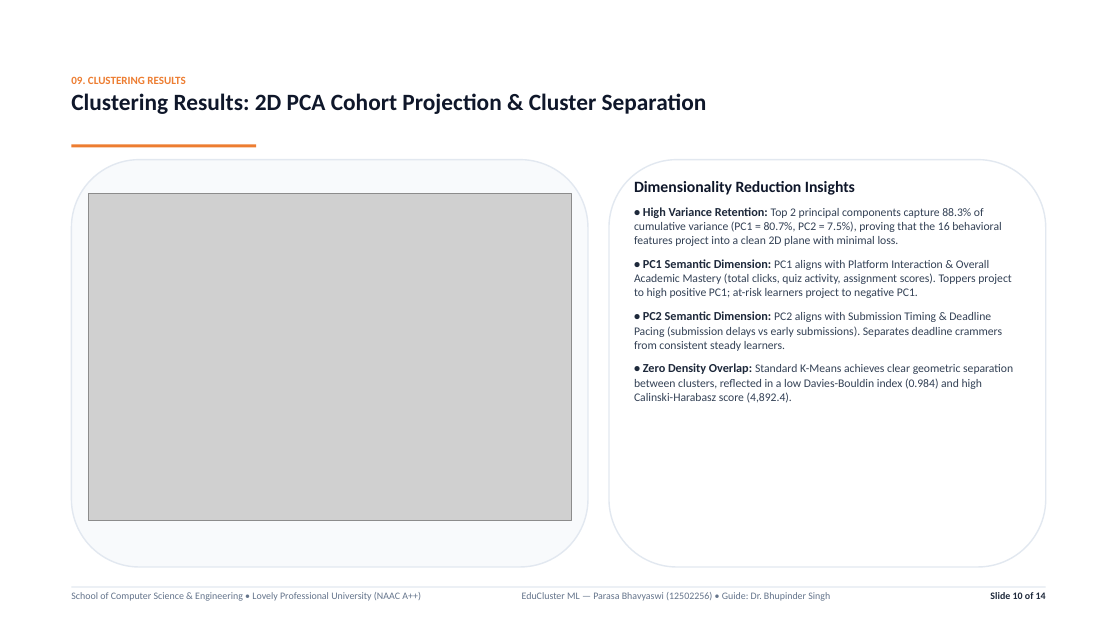
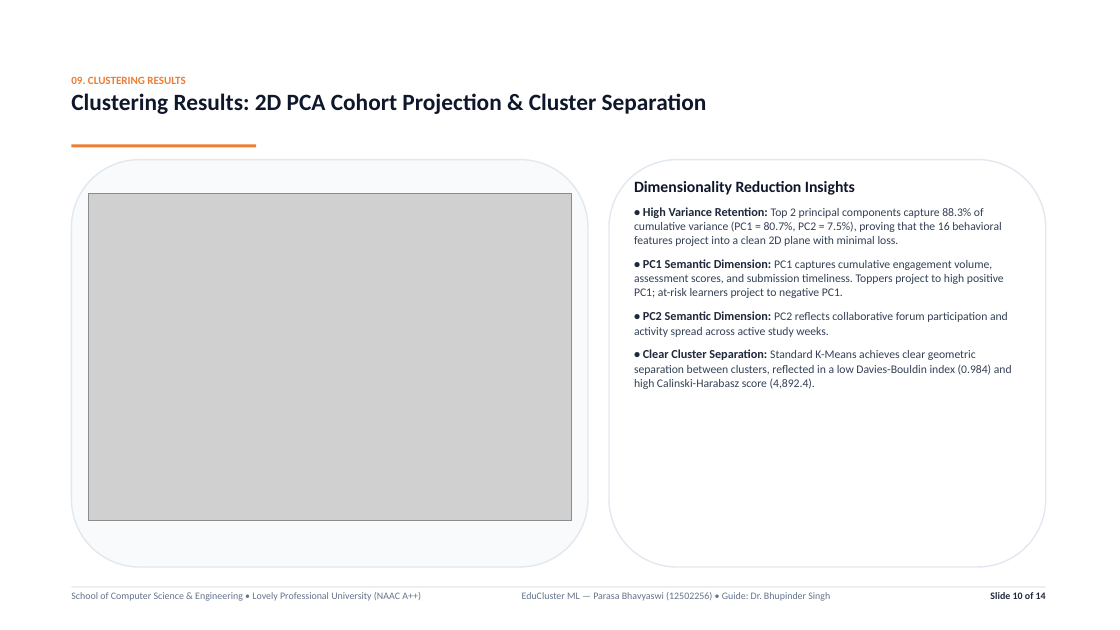
Before and after one commit to parasabhavyaswi/student-engagement-performance-clustering, a slide deck: slide 10 of EduCluster_Presentation_Dark.pptx. Drawn at 1120x630 pixels with LibreOffice and Linux fonts; fonts in the diff are those of the drawing; grey boxes stand for pictures; background and template pictures are left out. Boxes give left, top, right and bottom in pixels: in the first picture for what was removed or moved away, otherwise in the second. Text is boxed around its words. In the diff, an @@ line names an element or a change of style, - is before the commit and + after.

```diff
--- a/EduCluster_Presentation_Dark.pptx
+++ b/EduCluster_Presentation_Dark.pptx
@@ text at box(634, 259, 1012, 389): text changed @@
-• PC1 Semantic Dimension: PC1 aligns with Platform Interaction & Overall Academic Mastery (total clicks, quiz activity, assignment scores). Toppers project to high positive PC1; at-risk learners project to negative PC1.
-• PC2 Semantic Dimension: PC2 aligns with Submission Timing & Deadline Pacing (submission delays vs early submissions). Separates deadline crammers from consistent steady learners.
-• Zero Density Overlap: Standard K-Means achieves clear geometric separation between clusters, reflected in a low Davies-Bouldin index (0.984) and high Calinski-Harabasz score (4,892.4).
+• PC1 Semantic Dimension: PC1 captures cumulative engagement volume, assessment scores, and submission timeliness. Toppers project to high positive PC1; at-risk learners project to negative PC1.
+• PC2 Semantic Dimension: PC2 reflects collaborative forum participation and activity spread across active study weeks.
+• Clear Cluster Separation: Standard K-Means achieves clear geometric separation between clusters, reflected in a low Davies-Bouldin index (0.984) and high Calinski-Harabasz score (4,892.4).
```
Also in this commit, not shown: 9 other slides changed, 1 other file.
